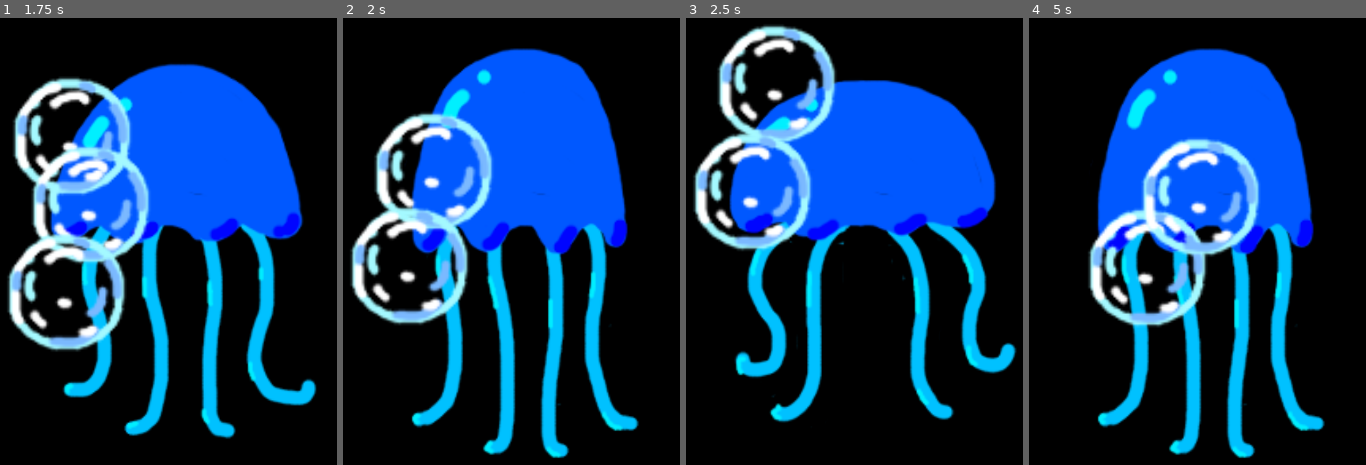
Above: before the commit, frames 1-4 (left to right).
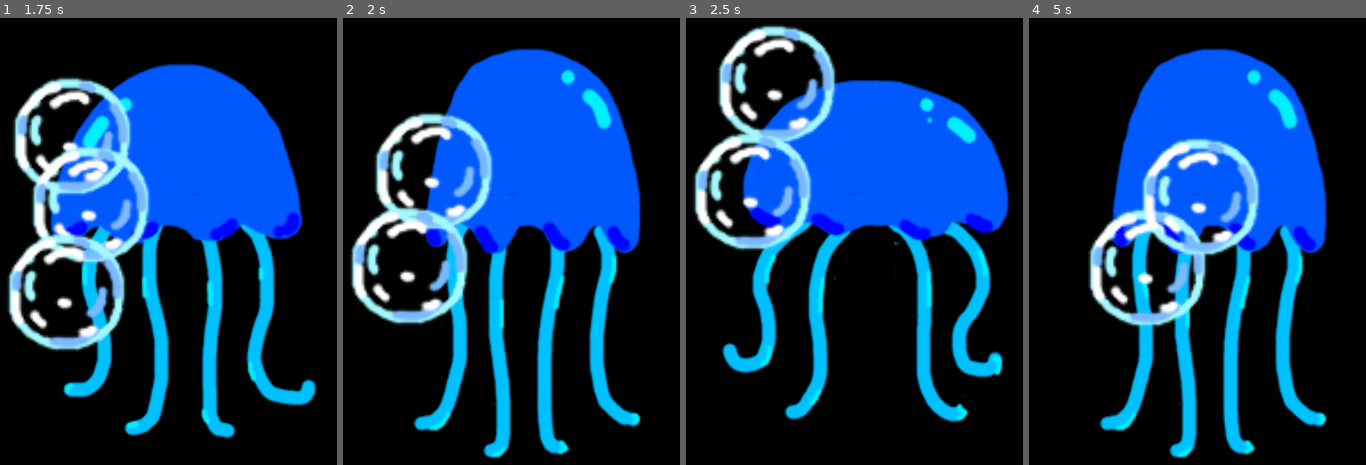
Above: after the commit, the same moments.

Repository: grdrob/screen-pet
Game: Godot game, scene res://2d-scene.tscn
Same seed, same stepped clock (60 frames per second), same inputs: the game is played once before the commit and once after it.
Inputs (mouse positions are in pixels of both pictures, inside the frame that each line leads up to):
- Up to frame 1 (1.75 s): tap Enter at 0.5 s; drag from (181, 277) to (225, 102) at 0.52 s; drag from (87, 321) to (181, 277) at 1.27 s
- Up to frame 2 (2 s): no input
- Up to frame 3 (2.5 s): move the mouse to (911, 102) at 2.02 s; hold Right from 2.03 s (still down); tap Alt at 2.1 s
- Up to frame 4 (5 s): release Right at 2.75 s; drag from (1184, 442) to (1069, 161) at 2.77 s; move the mouse to (1345, 402) at 3.52 s; hold Left 3.53-4.25 s; tap Alt at 3.6 s; tap Space at 4.25 s; drag from (1069, 161) to (1210, 277) at 4.27 s

Frame 1 is identical in both runs. In frame 2, 15% of the frame differs, in the area x 20-89%, y 6-99%; in frame 3, 13%; in frame 4, 15%.

Commit message:
now works on dads laptop

Diff:
--- a/project.godot
+++ b/project.godot
@@ -39,4 +39,5 @@
 rendering_device/driver.windows="d3d12"
 renderer/rendering_method="gl_compatibility"
 renderer/rendering_method.mobile="gl_compatibility"
+textures/vram_compression/import_etc2_astc=true
 viewport/transparent_background=true
--- a/whoopsie.gd
+++ b/whoopsie.gd
@@ -92,6 +92,6 @@
 		animated_sprite.flip_h = !animated_sprite.flip_h
 		maybe_idle()
 
-	if window_position.y <= 50 or window_position.y >= screen_size.y - window_size.y:
+	if window_position.y <= 150 and direction.y < 0 or window_position.y >= screen_size.y - window_size.y:
 		direction.y *= -1
 		maybe_idle()
Not shown, added: export_presets.cfg
